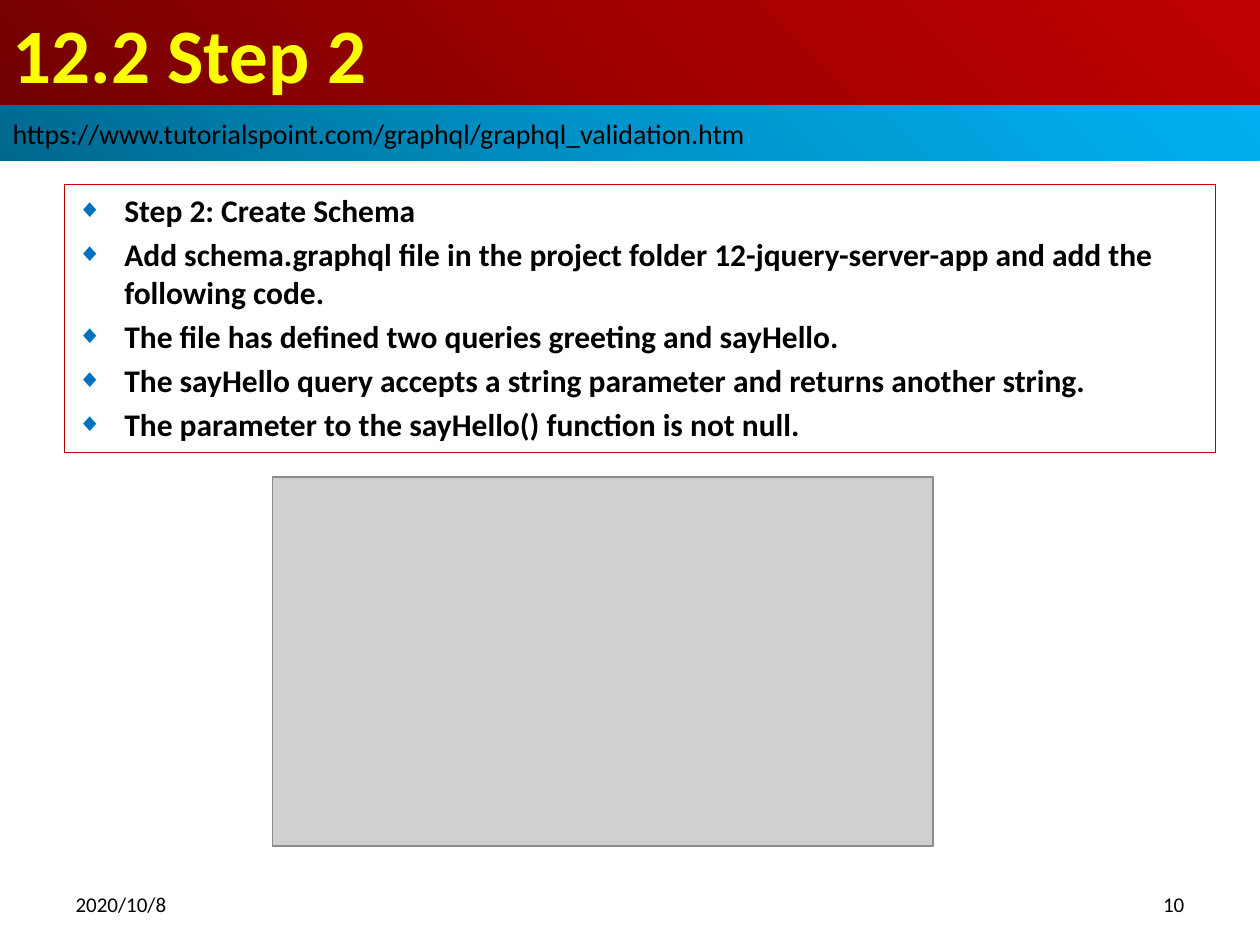
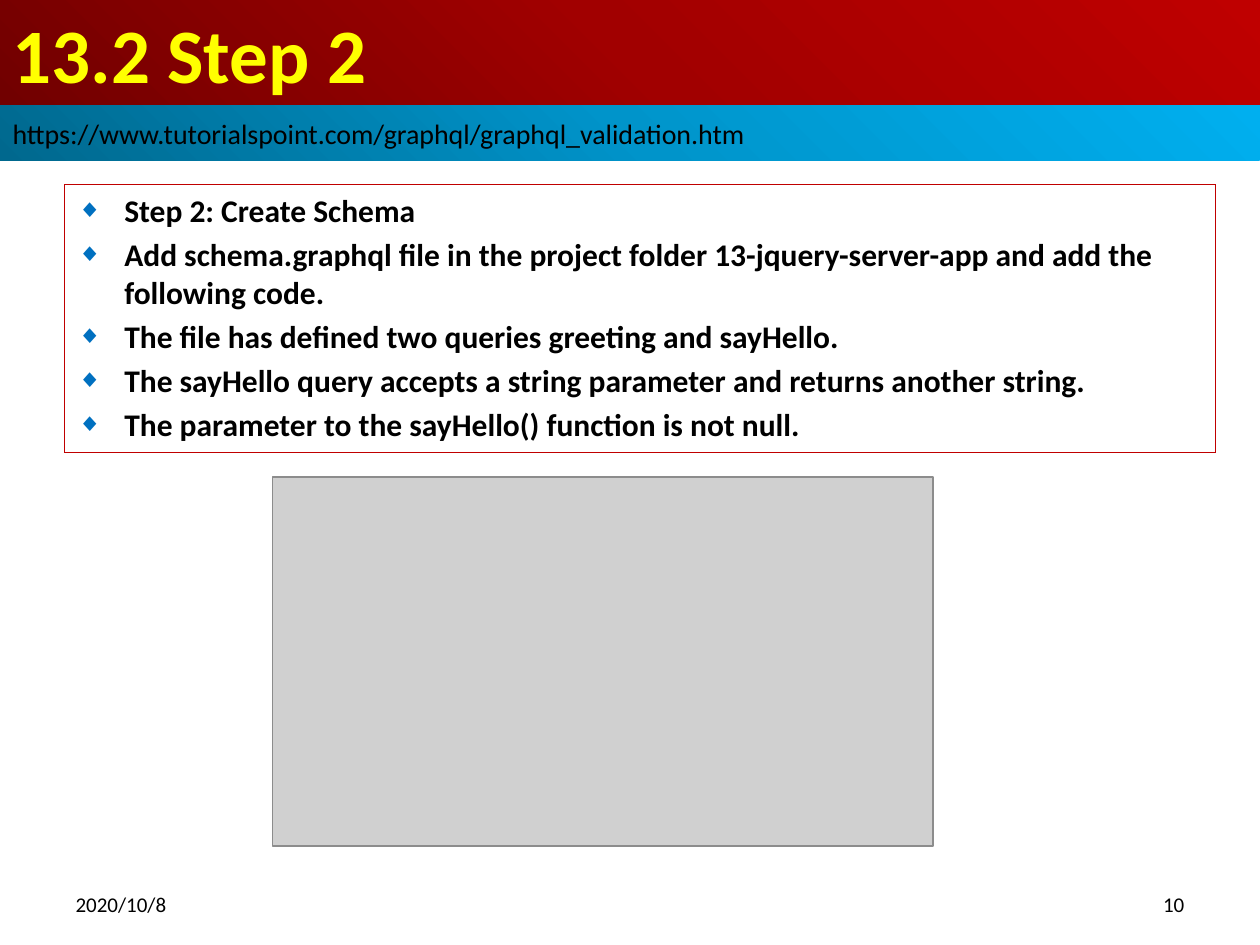
Before and after one commit to peterhchen/700_GraphQL, a slide deck: slide 10 of 13_jQueryServerApp01.pptx. Drawn at 1260x945 pixels with LibreOffice and Linux fonts; fonts in the diff are those of the drawing; grey boxes stand for pictures. Boxes give left, top, right and bottom in pixels: in the first picture for what was removed or moved away, otherwise in the second. Text is boxed around its words. In the diff, an @@ line names an element or a change of style, - is before the commit and + after.

```diff
--- a/13_jQueryServerApp01.pptx
+++ b/13_jQueryServerApp01.pptx
@@ title at (13,32,366,95): text changed @@
-12.2 Step 2
+13.2 Step 2
@@ subtitle at (124,244,1152,310): text changed @@
-◆ Add schema.graphql file in the project folder 12-jquery-server-app and add the following code.
+◆ Add schema.graphql file in the project folder 13-jquery-server-app and add the following code.
```
Also in this commit, not shown: 10 other slides changed.
